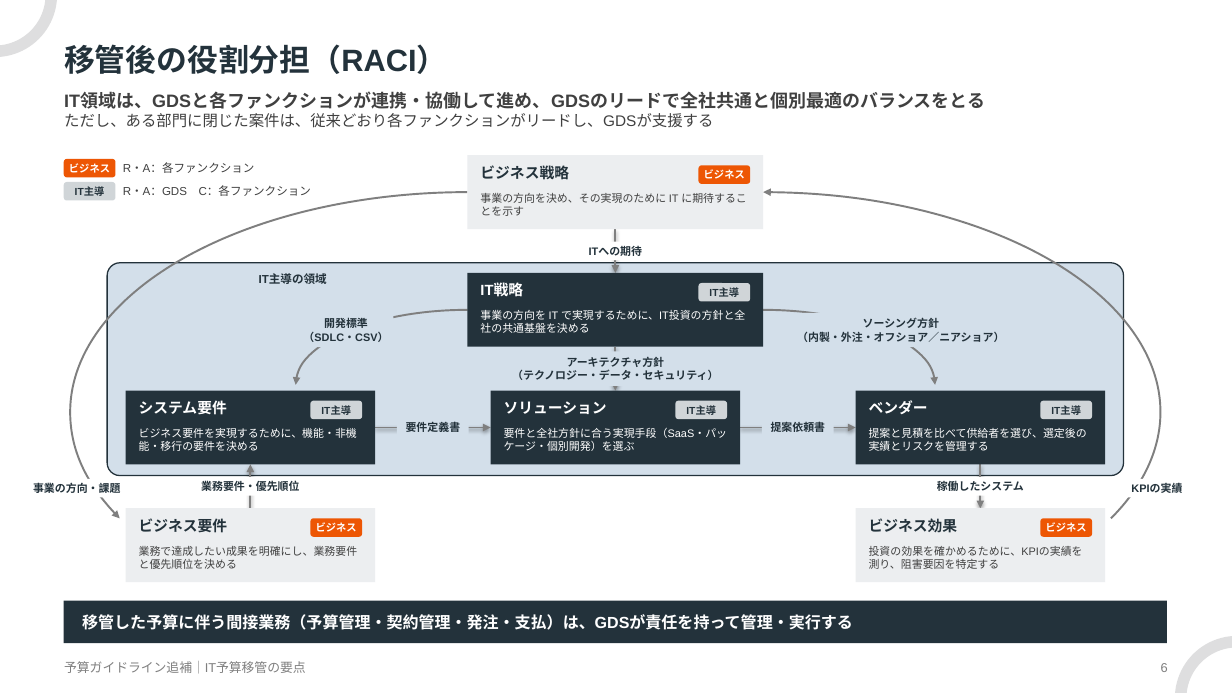
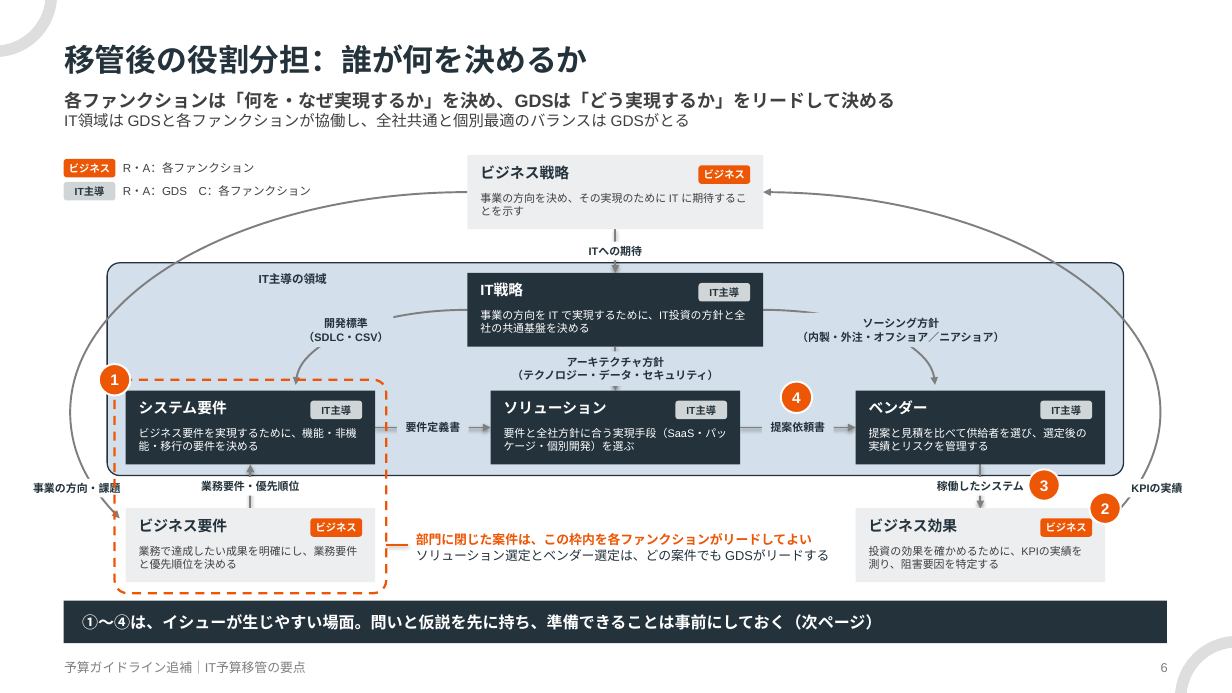
Before and after one commit to hiroyasu-komaki/temp, a slide deck: slide 6 of budget-transfer/kickoff/IT予算移管の要点_予算ガイドライン追補.pptx. Drawn at 1232x693 pixels with LibreOffice and Linux fonts; fonts in the diff are those of the drawing. Boxes give left, top, right and bottom in pixels: in the first picture for what was removed or moved away, otherwise in the second. Text is boxed around its words. In the diff, an @@ line names an element or a change of style, - is before the commit and + after.

```diff
--- a/budget-transfer/kickoff/IT予算移管の要点_予算ガイドライン追補.pptx
+++ b/budget-transfer/kickoff/IT予算移管の要点_予算ガイドライン追補.pptx
@@ title at (64, 44, 588, 74): text changed @@
-移管後の役割分担（RACI）
+移管後の役割分担：誰が何を決めるか
@@ text at (64, 91, 895, 128): text changed @@
-IT領域は、GDSと各ファンクションが連携・協働して進め、GDSのリードで全社共通と個別最適のバランスをとる
-ただし、ある部門に閉じた案件は、従来どおり各ファンクションがリードし、GDSが支援する
+各ファンクションは「何を・なぜ実現するか」を決め、GDSは「どう実現するか」をリードして決める
+IT領域は GDSと各ファンクションが協働し、全社共通と個別最適のバランスは GDSがとる
@@ ellipse added at (99, 364, 130, 396), fill #ED5604, outline #FFFFFF 1.5 pt, 12 pt, text #FFFFFF, bold @@
+1
@@ rounded rectangle added at (115, 380, 386, 593), outline #ED5604 1.75 pt dashed @@
@@ ellipse added at (781, 382, 812, 413), fill #ED5604, outline #FFFFFF 1.5 pt, 12 pt, text #FFFFFF, bold @@
+4
@@ ellipse added at (1029, 470, 1060, 501), fill #ED5604, outline #FFFFFF 1.5 pt, 12 pt, text #FFFFFF, bold @@
+3
@@ ellipse added at (1090, 493, 1121, 524), fill #ED5604, outline #FFFFFF 1.5 pt, 12 pt, text #FFFFFF, bold @@
+2
@@ text added at (416, 533, 829, 561), 10 pt, text #23323B @@
+部門に閉じた案件は、この枠内を各ファンクションがリードしてよい
+ソリューション選定とベンダー選定は、どの案件でも GDSがリードする
@@ line added from (386, 545) to (409, 545), #ED5604 1.25 pt @@
@@ text in rectangle at (82, 614, 881, 630): text changed @@
-移管した予算に伴う間接業務（予算管理・契約管理・発注・支払）は、GDSが責任を持って管理・実行する
+①〜④は、イシューが生じやすい場面。問いと仮説を先に持ち、準備できることは事前にしておく（次ページ）
```
Also in this commit, not shown: 3 other slides changed, 1 slide added, 1 slide removed, 3 other files.
